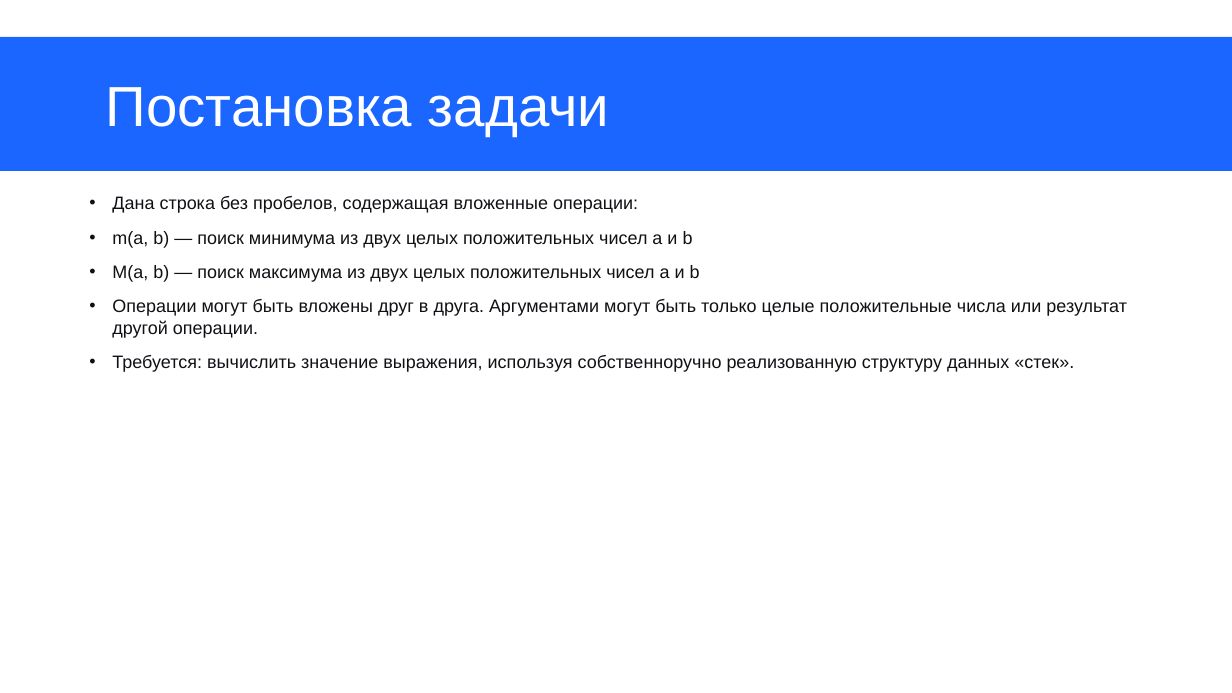
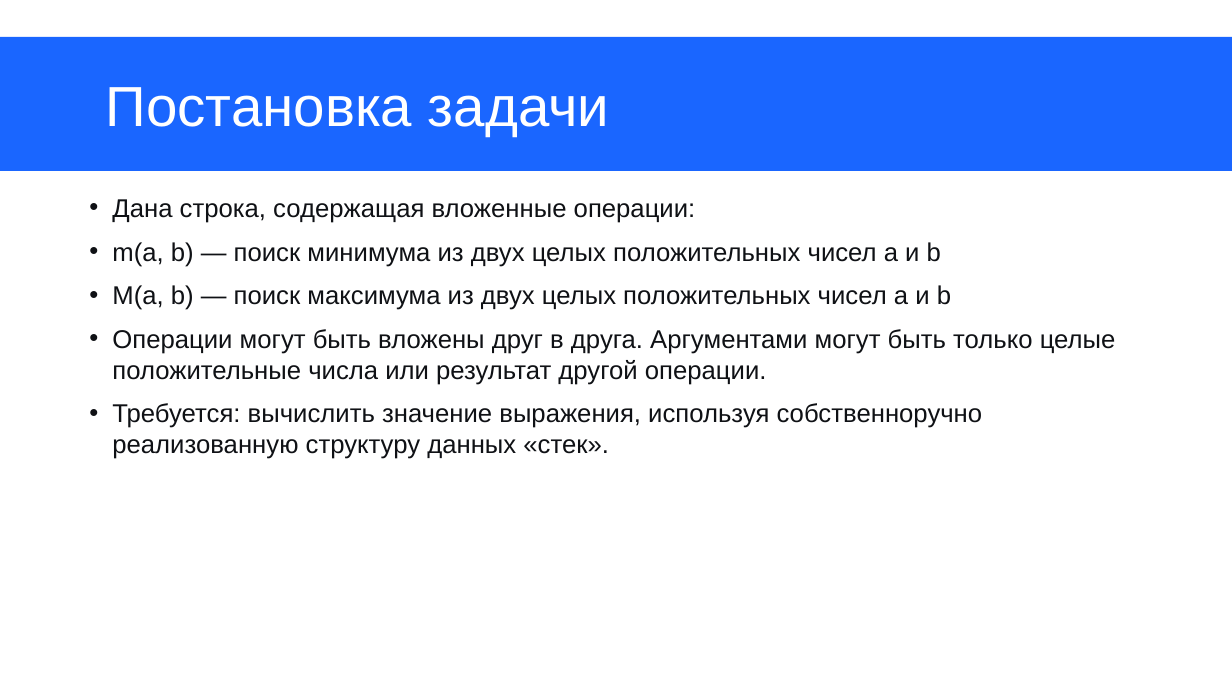
Before and after one commit to EmptyQwazar/Individualnoe_zadanie_2_sem_pyhon, a slide deck: slide 2 of Презентация к инд.заданию, семестр 2 (Антипин, Дмитрий, группа ит-8).pptx. Drawn at 1232x693 pixels with LibreOffice and Linux fonts; fonts in the diff are those of the drawing. Boxes give left, top, right and bottom in pixels: in the first picture for what was removed or moved away, otherwise in the second. Text is boxed around its words. In the diff, an @@ line names an element or a change of style, - is before the commit and + after.

```diff
--- a/Презентация к инд.заданию, семестр 2 (Антипин, Дмитрий, группа ит-8).pptx
+++ b/Презентация к инд.заданию, семестр 2 (Антипин, Дмитрий, группа ит-8).pptx
@@ text at [112,199,696,223]: text changed; size 14 to 20 pt @@
-• Дана строка без пробелов, содержащая вложенные операции:
+• Дана строка, содержащая вложенные операции:
@@ text at [112,242,1116,459]: size 14 to 20 pt in "m(a, b) — поиск минимума из двух ...", "M(a, b) — поиск максимума из двух ...", "Операции могут быть вложены друг в друга. ...", "Требуется: вычислить значение выражения, используя собственн ..." @@
```
Also in this commit, not shown: 5 other slides changed, 6 slides added, 5 slides removed.
